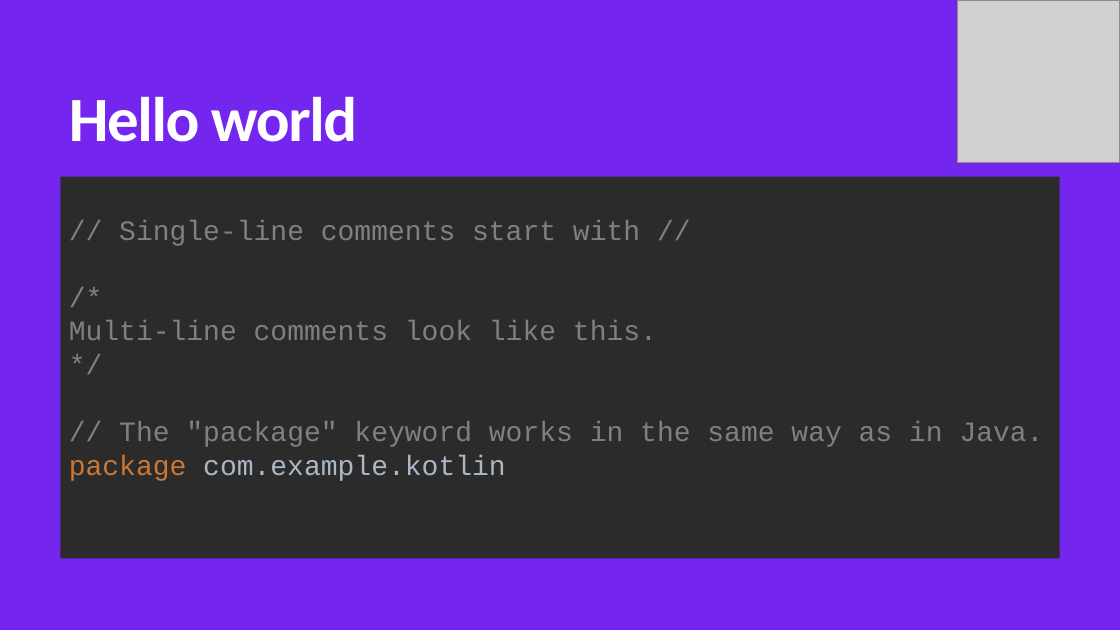
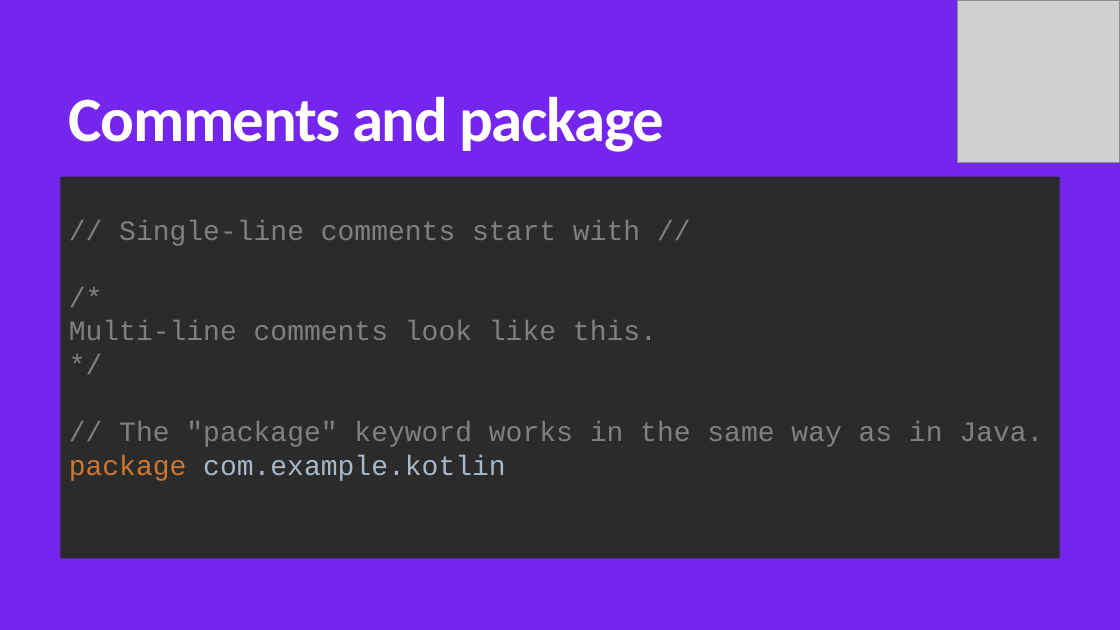
Before and after one commit to MohamedWael/Kotlin-crash-course, a slide deck: slide 21 of kotlin_intro.pptx (slide 20 before the commit). Drawn at 1120x630 pixels with LibreOffice and Linux fonts; fonts in the diff are those of the drawing; grey boxes stand for pictures. Boxes give left, top, right and bottom in pixels: in the first picture for what was removed or moved away, otherwise in the second. Text is boxed around its words. In the diff, an @@ line names an element or a change of style, - is before the commit and + after.

```diff
--- a/kotlin_intro.pptx
+++ b/kotlin_intro.pptx
@@ title at (69,96,663,152): text changed @@
-Hello world
+Comments and package
```
Also in this commit, not shown: 15 other slides changed, 29 slides added, 1 slide removed, 1 other file.
